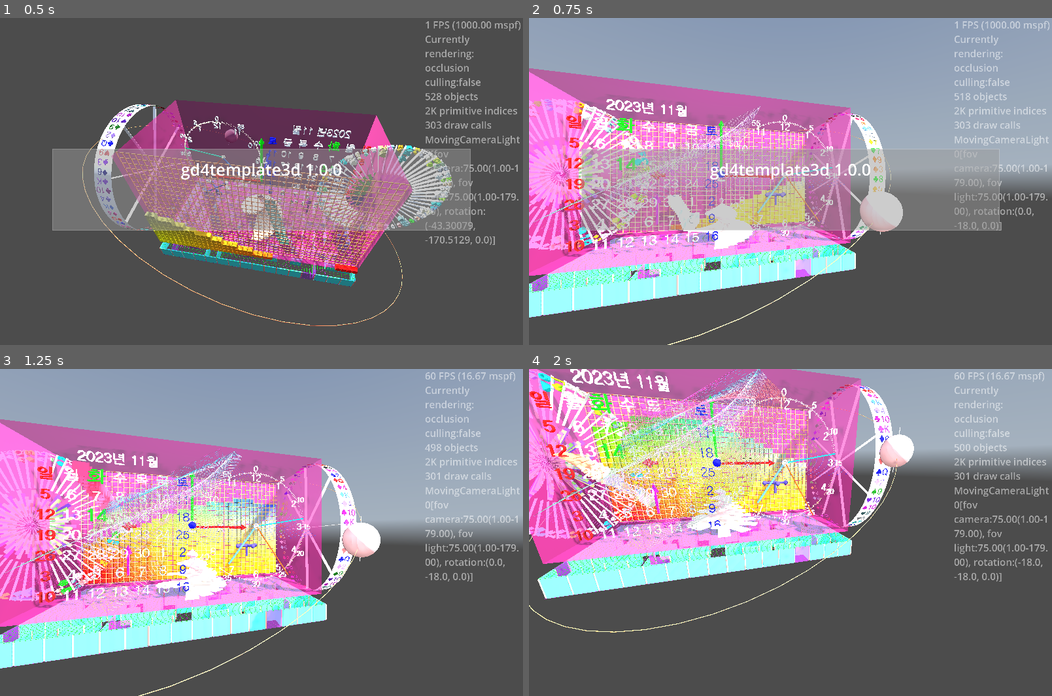
Above: before the commit, frames 1-4 (two rows, left to right).
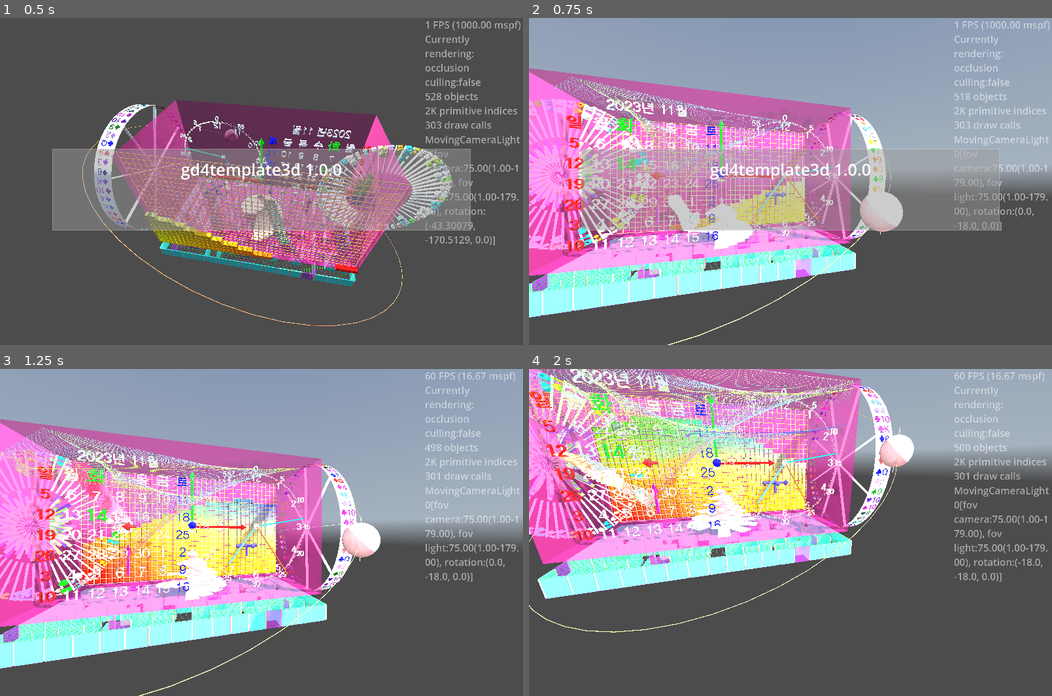
Above: after the commit, the same moments.

Repository: kasworld/gd4template3d
Game: Godot game, scene res://main.tscn
Same seed, same stepped clock (60 frames per second), same inputs: the game is played once before the commit and once after it. A sky picture missing from this copy of the repository is replaced by a grey-blue gradient.
Inputs (mouse positions are in pixels of both pictures, inside the frame that each line leads up to):
- Up to frame 1 (0.5 s): no input
- Up to frame 2 (0.75 s): tap Enter at 0.5 s; move the mouse to (905, 165) at 0.52 s; hold Right from 0.53 s (still down); tap Q at 0.6 s; click (905, 165) at 0.67 s
- Up to frame 3 (1.25 s): keep holding Right
- Up to frame 4 (2 s): move the mouse to (685, 548) at 1.27 s; release Right at 1.28 s; hold Down from 1.28 s (still down); tap E at 1.35 s

Frame 1 is identical in both runs. In frame 2, 3.0% of the frame differs, in the area x 0-61%, y 18-71%; in frame 3, 5.6%; in frame 4, 9.3%, in the area x 0-63%, y 0-56%.

Commit message:
moveline2d subviewport change

Diff:
--- a/main.gd
+++ b/main.gd
@@ -214,27 +214,20 @@
 	$ValveHandle.position = Vector3(WorldSize.x/4, -WorldSize.y/4, 0)
 
 func line2d_demo() -> void:
-	var mesh := PlaneMesh.new()
-	mesh.size = Vector2(WorldSize.x, WorldSize.y)
-	mesh.orientation = PlaneMesh.FACE_Z
-	#mesh.flip_faces = flip
 	var size_pixel := Vector2i(2048,2048)
-	var l2d :MoveLine2D = preload("res://move_line2d/move_line_2d.tscn").instantiate().init_with_random(300, 4, 1, size_pixel)
-	l2d.start()
-	var sv := SubViewport.new()
-	sv.size = size_pixel
-	sv.render_target_update_mode = SubViewport.UPDATE_ALWAYS
-	sv.render_target_clear_mode = SubViewport.CLEAR_MODE_ALWAYS
-	sv.transparent_bg = true
-	sv.add_child(l2d)
-	add_child(sv)
-	var sp := MeshInstance3D.new()
-	sp.mesh = mesh
-	sp.position = Vector3(0,0,WorldSize.z/2-1.0)
-	sp.material_override = StandardMaterial3D.new()
-	sp.material_override.transparency = StandardMaterial3D.TRANSPARENCY_ALPHA
-	sp.material_override.albedo_texture = sv.get_texture()
-	$DemoContainer.add_child(sp)
+	$MoveLine2DSubViewport/MoveLine2D.init_with_random(300, 4, 1, size_pixel)
+	$MoveLine2DSubViewport/MoveLine2D.start()
+	$MoveLine2DSubViewport.size = size_pixel
+	$MoveLine2DSubViewport.render_target_update_mode = SubViewport.UPDATE_ALWAYS
+	$MoveLine2DSubViewport.render_target_clear_mode = SubViewport.CLEAR_MODE_ALWAYS
+	$MoveLine2DSubViewport.transparent_bg = true
+	$MoveLine2DMeshInstance3D.mesh = PlaneMesh.new()
+	$MoveLine2DMeshInstance3D.mesh.size = Vector2(WorldSize.x, WorldSize.y)
+	$MoveLine2DMeshInstance3D.mesh.orientation = PlaneMesh.FACE_Z
+	$MoveLine2DMeshInstance3D.position = Vector3(0,0,WorldSize.z/2-1.0)
+	$MoveLine2DMeshInstance3D.material_override = StandardMaterial3D.new()
+	$MoveLine2DMeshInstance3D.material_override.transparency = StandardMaterial3D.TRANSPARENCY_ALPHA
+	$MoveLine2DMeshInstance3D.material_override.albedo_texture = $MoveLine2DSubViewport.get_texture()
 
 func orbit_demo() -> void:
 	var diagonal_length := WorldSize.length()/2
--- a/main.tscn
+++ b/main.tscn
@@ -17,6 +17,7 @@
 [ext_resource type="PackedScene" uid="uid://jmb1btvtwi1m" path="res://analogclock3d/analog_clock_3d.tscn" id="15_vivmo"]
 [ext_resource type="PackedScene" uid="uid://cfnbpemvoy1i6" path="res://multi_mesh_shape/multi_mesh_shape.tscn" id="16_2cqfq"]
 [ext_resource type="PackedScene" uid="uid://btkkwpk54jqc" path="res://bar_tree_2/bar_tree_2.tscn" id="17_yaehf"]
+[ext_resource type="PackedScene" uid="uid://da370dapcfjwm" path="res://move_line2d/move_line_2d.tscn" id="18_074og"]
 
 [sub_resource type="Theme" id="Theme_h2yge"]
 default_font_size = 48
@@ -150,5 +151,11 @@
 [node name="BarTree2" parent="." instance=ExtResource("17_yaehf")]
 multimesh = SubResource("MultiMesh_074og")
 
+[node name="MoveLine2DSubViewport" type="SubViewport" parent="."]
+
+[node name="MoveLine2D" parent="MoveLine2DSubViewport" instance=ExtResource("18_074og")]
+
+[node name="MoveLine2DMeshInstance3D" type="MeshInstance3D" parent="."]
+
 [connection signal="timeout" from="TimerWheel" to="." method="_on_timer_wheel_timeout"]
 [connection signal="timeout" from="TimerReel" to="." method="_on_timer_reel_timeout"]
Not shown: 1 places in main.tscn that only renumber resources
